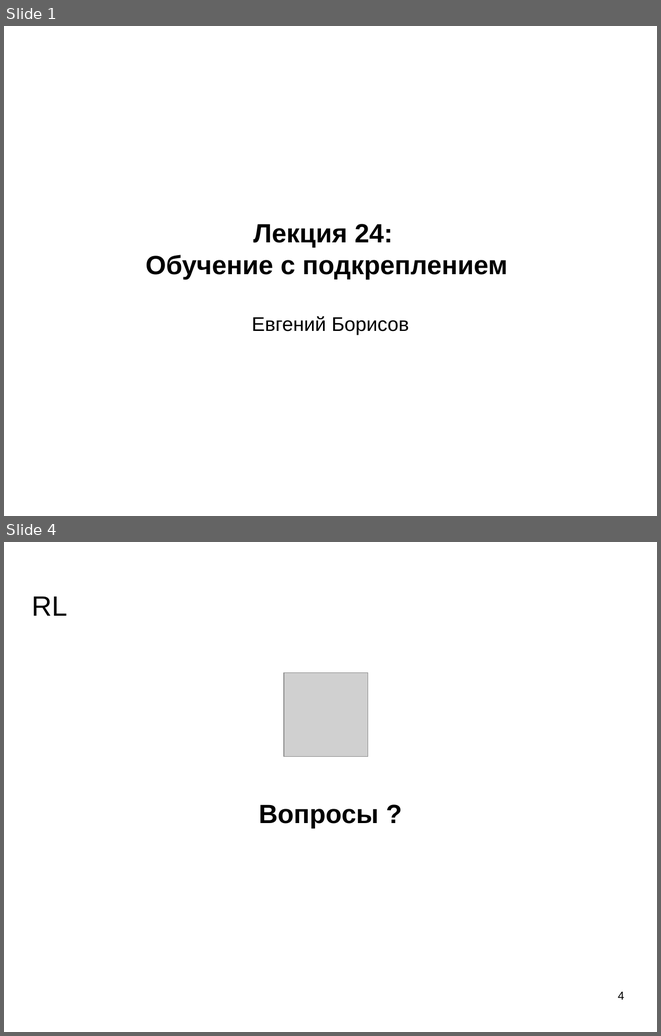
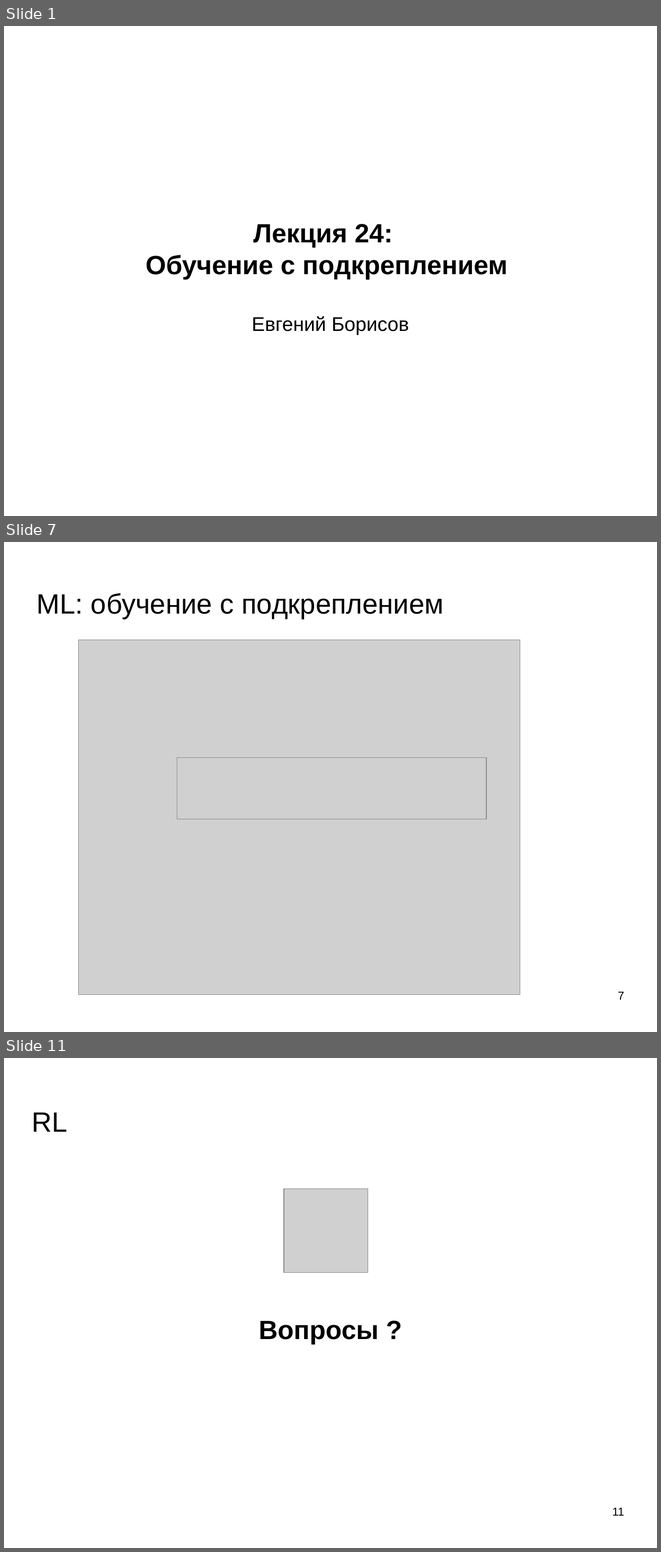
Before and after one commit to mechanoid5/ml_lectorium_legacy, a slide deck: 24-rl-dqn.odp. Shown one above the other, each under a label of ours: slides 1 and 4 before the commit, slides 1, 7 and 11 after it; the slides between them are not shown. The pictures are 661x1036 and 661x1552 pixels, drawn with LibreOffice and Linux fonts; fonts in the diff are those of the drawing; grey boxes stand for pictures; background and template pictures are left out. Boxes give left, top, right and bottom in pixels: in the first picture for what was removed or moved away, otherwise in the second. Text is boxed around its words. In the diff, an @@ line names an element or a change of style, - is before the commit and + after.

```diff
--- a/24-rl-dqn.odp
+++ b/24-rl-dqn.odp
@@ slide 7 added at bbox=[4, 542, 657, 1032], background picture (left out) @@
@@ title added at bbox=[37, 593, 443, 619], 33.9 pt, text #000000 @@
+ML: обучение с подкреплением
@@ picture added at bbox=[79, 640, 520, 994] @@
@@ picture added at bbox=[177, 758, 486, 819] @@
@@ page number added at bbox=[618, 991, 624, 999], 14 pt, text #000000 @@
+7
@@ what was slide 4 is now slide 11 @@
@@ page number at bbox=[612, 1507, 625, 1515]: text changed @@
-4
+11
```
Also in this commit, not shown: 1 slide changed, 7 other slides added, 1 slide removed.
